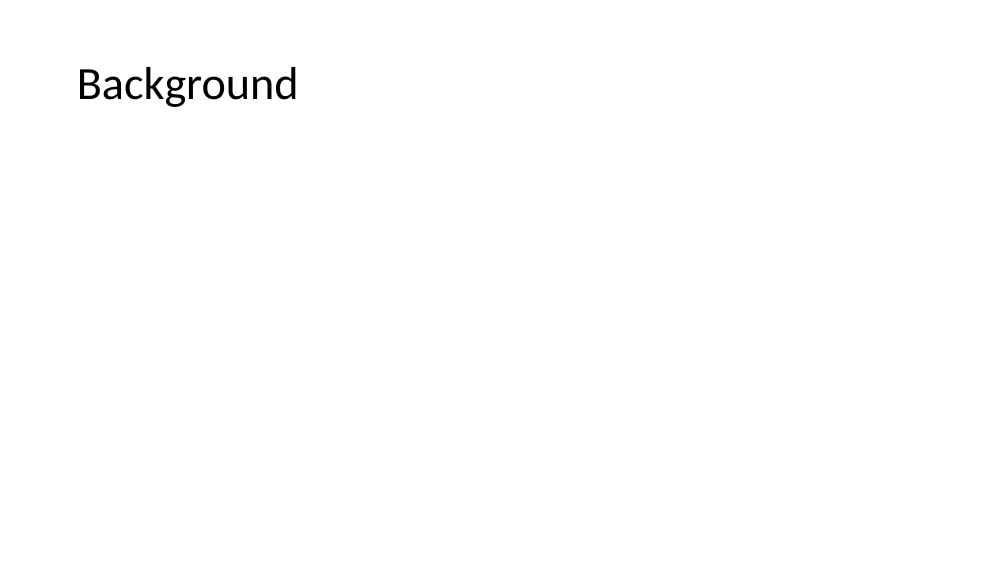
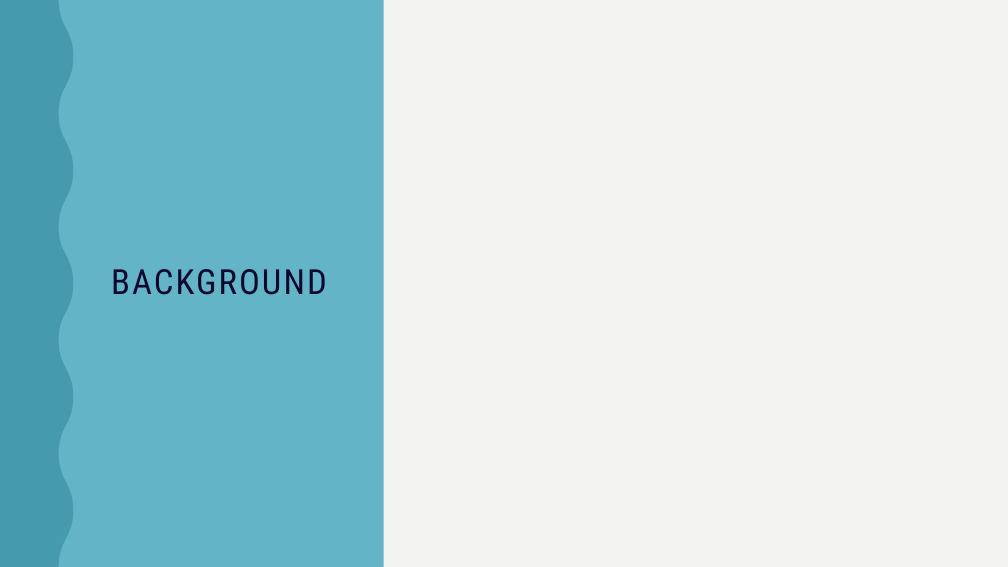
Before and after one commit to laurenemilyto/film_adapatation_success, a slide deck: slide 3 of Steg_pres.pptx. Drawn at 1008x567 pixels with LibreOffice and Linux fonts; fonts in the diff are those of the drawing. Boxes give left, top, right and bottom in pixels: in the first picture for what was removed or moved away, otherwise in the second. Text is boxed around its words. In the diff, an @@ line names an element or a change of style, - is before the commit and + after.

```diff
--- a/Steg_pres.pptx
+++ b/Steg_pres.pptx
@@ background #FFFFFF to #F3F3F2 @@
@@ freeform shape added at bbox=[0, 0, 73, 567], fill #0B082E @@
@@ rectangle added at bbox=[0, 0, 1008, 567], fill #F3F3F2 @@
@@ rectangle added at bbox=[0, 0, 383, 567], fill #62B4C6 @@
@@ freeform shape added at bbox=[0, 0, 73, 567], fill #3B90A3 at 70% opacity @@
@@ title at bbox=[111, 269, 327, 295]: text changed; size 44 to 33 pt; font Calibri to Roboto Condensed; text colour #000000 to #0B082E @@
-Background
+BACKGROUND
```
Also in this commit, not shown: 7 other slides changed, 4 slides added, 4 slides removed, 1 other file.
